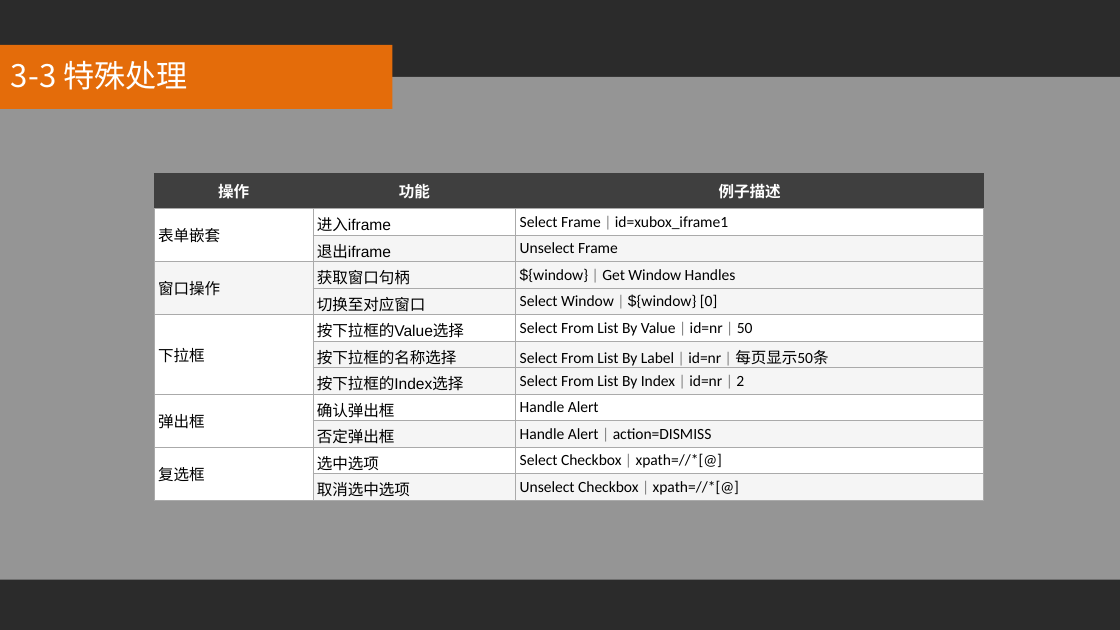
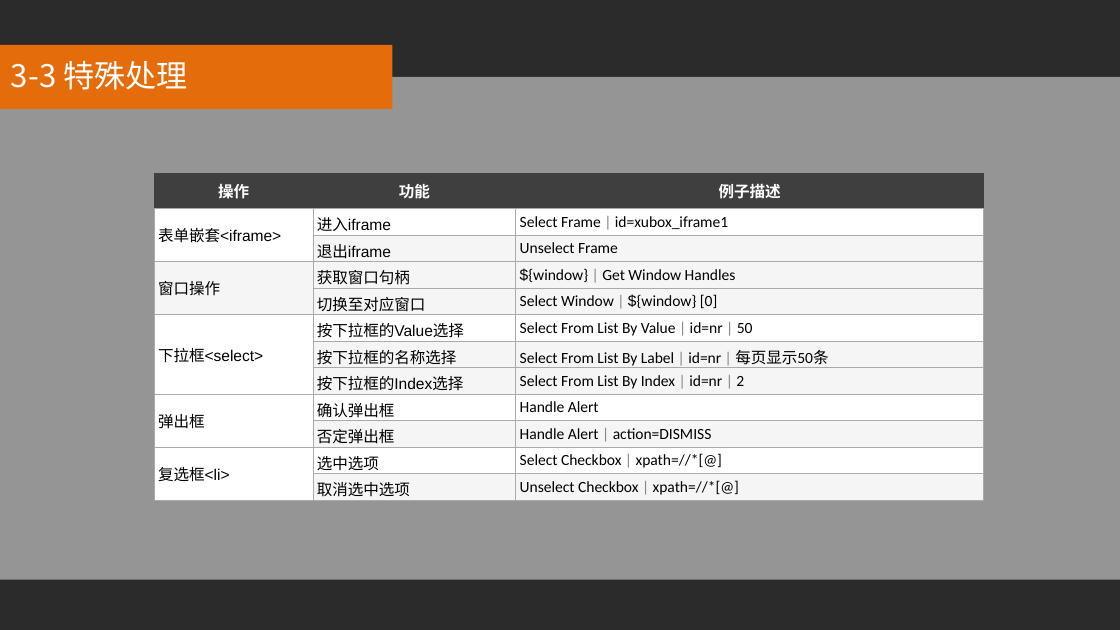
Before and after one commit to jimmyue/skills, a slide deck: slide 17 of 基于RobotFramework的UI自动化测试.pptx. Drawn at 1120x630 pixels with LibreOffice and Linux fonts; fonts in the diff are those of the drawing; background and template pictures are left out; a plain dark background stands for a picture behind light text. Boxes give left, top, right and bottom in pixels: in the first picture for what was removed or moved away, otherwise in the second. Text is boxed around its words. In the diff, an @@ line names an element or a change of style, - is before the commit and + after.

```diff
--- a/基于RobotFramework的UI自动化测试.pptx
+++ b/基于RobotFramework的UI自动化测试.pptx
@@ table at [155,174,983,505] @@
-row 2, column 1: 表单嵌套
+row 2, column 1: 表单嵌套<iframe>
-row 6, column 1: 下拉框
+row 6, column 1: 下拉框<select>
-row 11, column 1: 复选框
+row 11, column 1: 复选框<li>
```
Also in this commit, not shown: 1 other slide changed, 1 other file.
